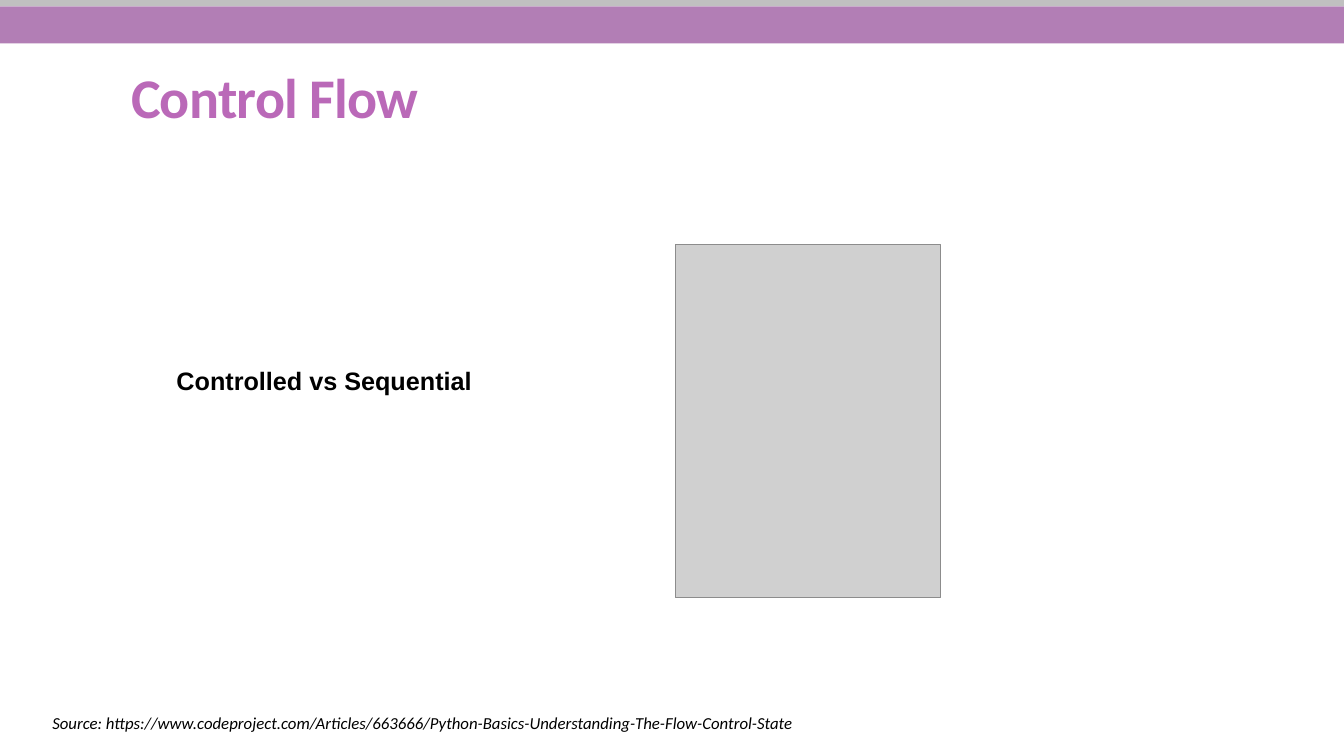
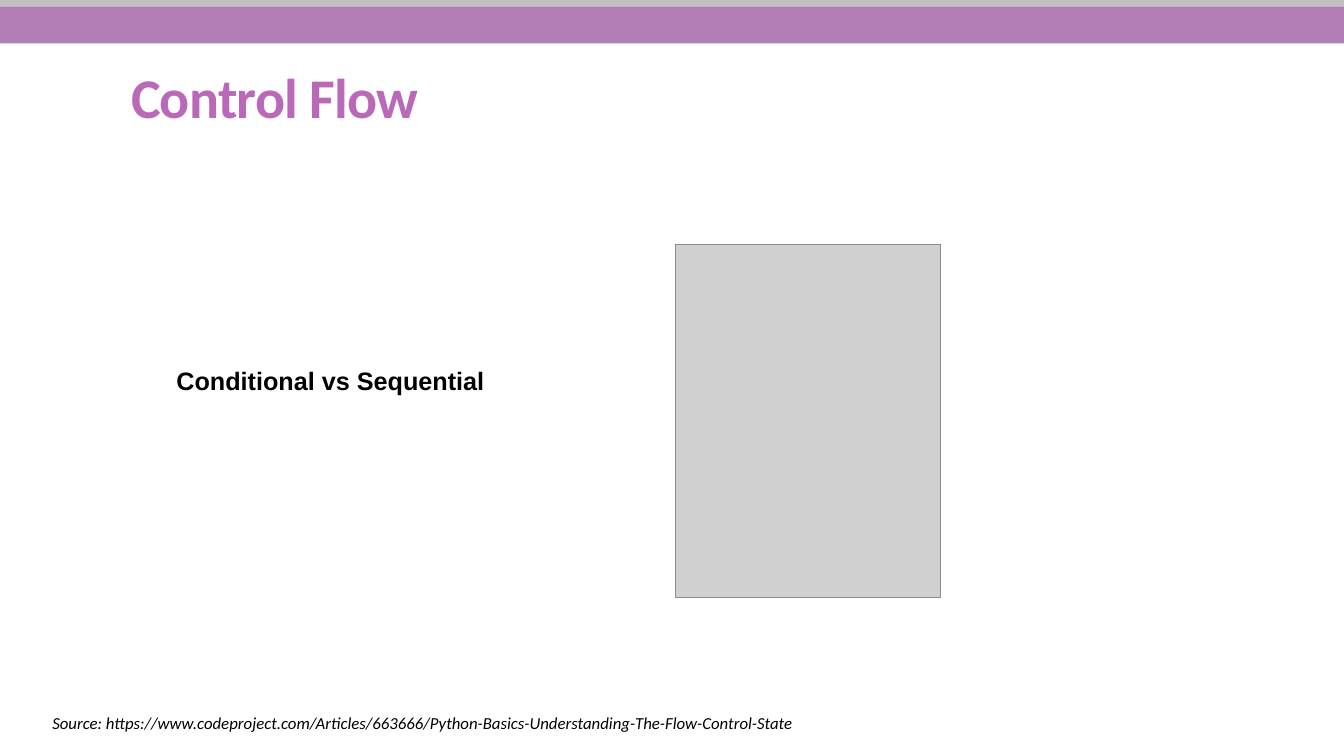
Before and after one commit to She-Codes-Now/Intro-to-Python, a slide deck: slide 21 of Python-SheCodesNow_updated.pptx. Drawn at 1344x756 pixels with LibreOffice and Linux fonts; fonts in the diff are those of the drawing; grey boxes stand for pictures; background and template pictures are left out. Boxes give left, top, right and bottom in pixels: in the first picture for what was removed or moved away, otherwise in the second. Text is boxed around its words. In the diff, an @@ line names an element or a change of style, - is before the commit and + after.

Commit message:
updated flow chart

```diff
--- a/Python-SheCodesNow_updated.pptx
+++ b/Python-SheCodesNow_updated.pptx
@@ text at (176, 371, 484, 396): text changed @@
-Controlled vs Sequential
+Conditional vs Sequential
```
Also in this commit, not shown: 13 other slides changed.
